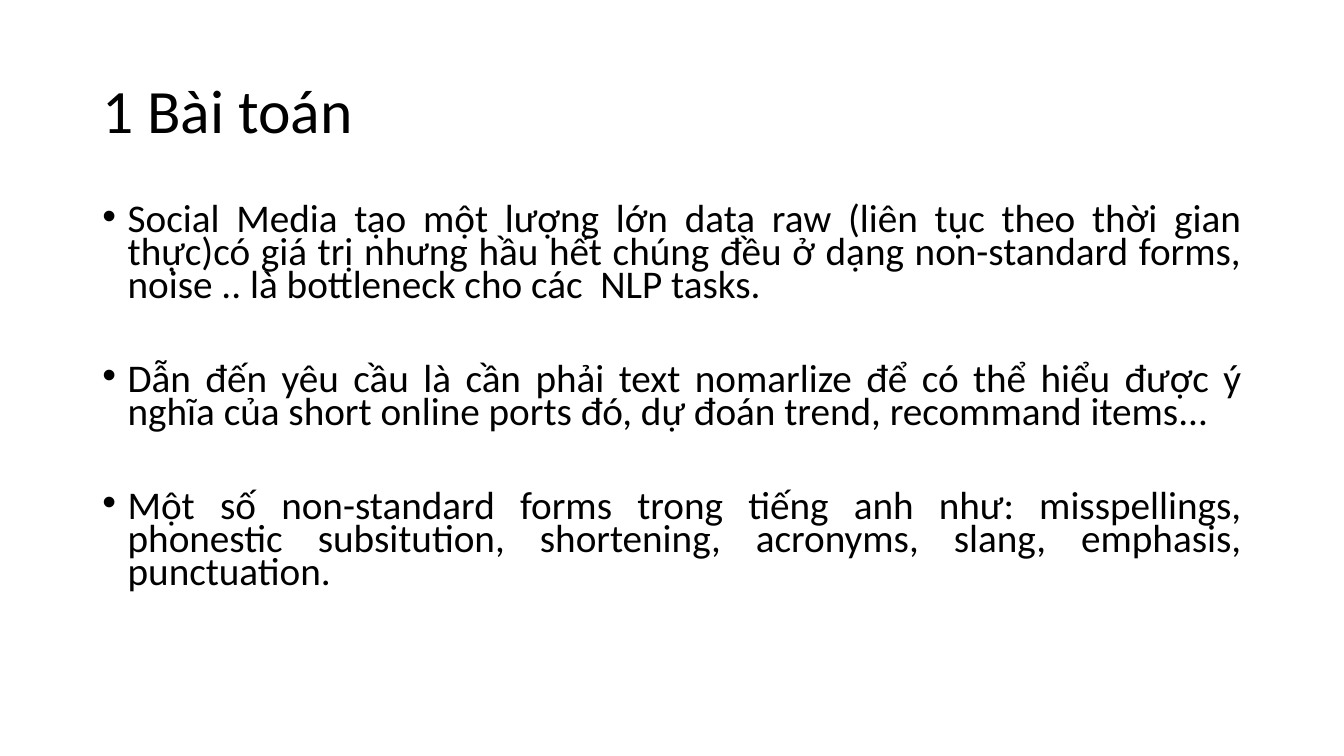
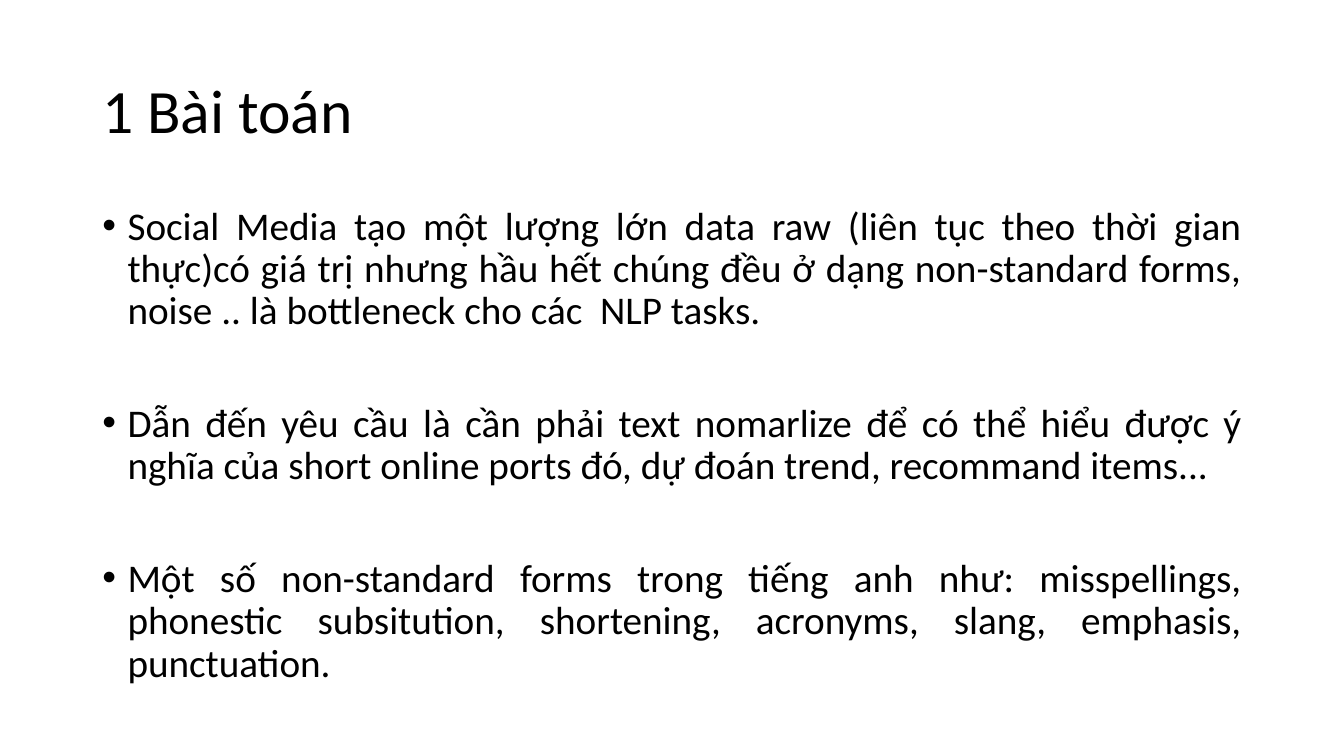
Before and after one commit to manhcntt21/TextNormSeq2Seq, a slide deck: slide 3 of Presentation1.pptx. Drawn at 1344x756 pixels with LibreOffice and Linux fonts; fonts in the diff are those of the drawing. Boxes give left, top, right and bottom in pixels: in the first picture for what was removed or moved away, otherwise in the second. Text is boxed around its words. In the diff, an @@ line names an element or a change of style, - is before the commit and + after.

```diff
--- a/Presentation1.pptx
+++ b/Presentation1.pptx
@@ text "Social Media tạo một lượng ..." at [128,211,1241,684]: line spacing 0.7 to 0.9 @@
```
Also in this commit, not shown: 9 other slides changed, 5 slides added.
